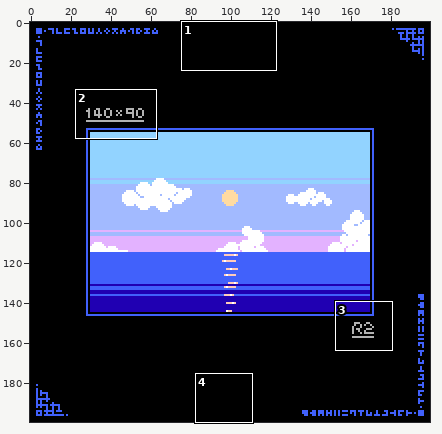
Pixel-art file: works/landscape/landscape_0003.aseprite. Above, an overview of the earlier version with the close-up marked.
Close-up. As it was:
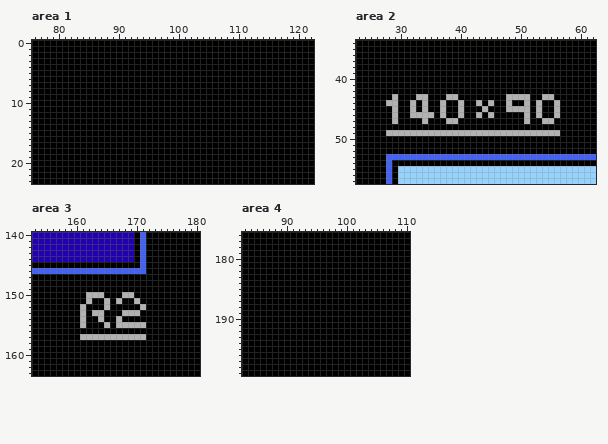
200x200 pixels, 1 frame. Shown: area 1: x 76..122, y 0..23; area 2: x 23..62, y 34..57; area 3: x 153..180, y 140..163; area 4: x 83..110, y 176..199.
After:
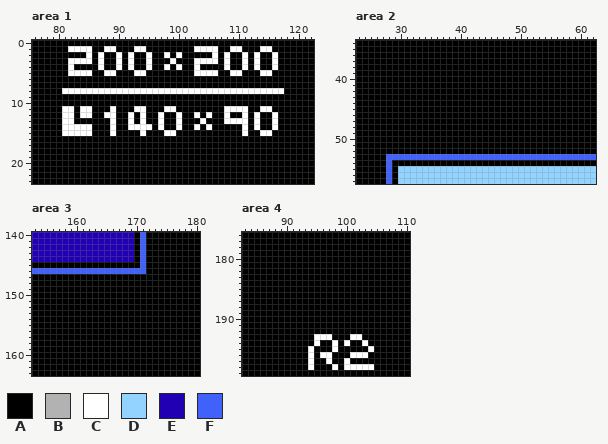
Palette (. is transparent): A #000000  B #b2b2b2  C #ffffff  D #92d3ff  E #2000b2  F #4161fb
The edit:
Area 1, layer "stamp":
y 1: x 82..85 AAAA -> CCCC; x 88..89 AA -> CC; x 93..94 AA -> CC; x 103..106 AAAA -> CCCC; x 109..110 AA -> CC; x 114..115 AA -> CC
y 2: x 85 A -> C; x 87 A -> C; x 90 A -> C; x 92 A -> C; x 95 A -> C; x 98 A -> C; x 100 A -> C; x 106 A -> C; x 108 A -> C; x 111 A -> C; x 113 A -> C; x 116 A -> C
y 3: x 82..85 AAAA -> CCCC; x 87 A -> C; x 90 A -> C; x 92 A -> C; x 95 A -> C; x 99 A -> C; x 103..106 AAAA -> CCCC; x 108 A -> C; x 111 A -> C; x 113 A -> C; x 116 A -> C
y 4: x 82 A -> C; x 87 A -> C; x 90 A -> C; x 92 A -> C; x 95 A -> C; x 98 A -> C; x 100 A -> C; x 103 A -> C; x 108 A -> C; x 111 A -> C; x 113 A -> C; x 116 A -> C
y 5: x 82..85 AAAA -> CCCC; x 88..89 AA -> CC; x 93..94 AA -> CC; x 103..106 AAAA -> CCCC; x 109..110 AA -> CC; x 114..115 AA -> CC
y 8: x 81..117 AAAAAAAAAAAAAAAAAAAAAAAAAAAAAAAAAAAAA -> CCCCCCCCCCCCCCCCCCCCCCCCCCCCCCCCCCCCC
y 11: x 81..82 AA -> CC; x 84..85 AA -> CC; x 89 A -> C; x 93..94 AA -> CC; x 98..99 AA -> CC; x 108..111 AAAA -> CCCC; x 114..115 AA -> CC
y 12: x 81..82 AA -> CC; x 84..85 AA -> CC; x 88..89 AA -> CC; x 92 A -> C; x 94 A -> C; x 97 A -> C; x 100 A -> C; x 103 A -> C; x 105 A -> C; x 108 A -> C; x 111 A -> C; x 113 A -> C; x 116 A -> C
y 13: x 81..82 AA -> CC; x 89 A -> C; x 92 A -> C; x 94 A -> C; x 97 A -> C; x 100 A -> C; x 104 A -> C; x 108..111 AAAA -> CCCC; x 113 A -> C; x 116 A -> C
y 14: x 81..85 AAAAA -> CCCCC; x 89 A -> C; x 92..95 AAAA -> CCCC; x 97 A -> C; x 100 A -> C; x 103 A -> C; x 105 A -> C; x 111 A -> C; x 113 A -> C; x 116 A -> C
y 15: x 81..85 AAAAA -> CCCCC; x 89 A -> C; x 94 A -> C; x 98..99 AA -> CC; x 111 A -> C; x 114..115 AA -> CC
Area 2, layer "stamp":
y 43: x 29 B -> A; x 33..34 BB -> AA; x 38..39 BB -> AA; x 48..51 BBBB -> AAAA; x 54..55 BB -> AA
y 44: x 28..29 BB -> AA; x 32 B -> A; x 34 B -> A; x 37 B -> A; x 40 B -> A; x 43 B -> A; x 45 B -> A; x 48 B -> A; x 51 B -> A; x 53 B -> A; x 56 B -> A
y 45: x 29 B -> A; x 32 B -> A; x 34 B -> A; x 37 B -> A; x 40 B -> A; x 44 B -> A; x 48..51 BBBB -> AAAA; x 53 B -> A; x 56 B -> A
y 46: x 29 B -> A; x 32..35 BBBB -> AAAA; x 37 B -> A; x 40 B -> A; x 43 B -> A; x 45 B -> A; x 51 B -> A; x 53 B -> A; x 56 B -> A
y 47: x 29 B -> A; x 34 B -> A; x 38..39 BB -> AA; x 51 B -> A; x 54..55 BB -> AA
y 49: x 28..56 BBBBBBBBBBBBBBBBBBBBBBBBBBBBB -> AAAAAAAAAAAAAAAAAAAAAAAAAAAAA
Area 3, layer "stamp":
y 150: x 162..164 BBB -> AAA; x 168..169 BB -> AA
y 151: x 162 B -> A; x 165 B -> A; x 167 B -> A; x 170 B -> A
y 152: x 161 B -> A; x 165 B -> A; x 171 B -> A
y 153: x 161 B -> A; x 163..164 BB -> AA; x 168..170 BBB -> AAA
y 154: x 161 B -> A; x 164 B -> A; x 167 B -> A
y 155: x 161 B -> A; x 165 B -> A; x 167..171 BBBBB -> AAAAA
y 157: x 161..171 BBBBBBBBBBB -> AAAAAAAAAAA
Area 4, layer "stamp":
y 193: x 95..97 AAA -> CCC; x 101..102 AA -> CC
y 194: x 95 A -> C; x 98 A -> C; x 100 A -> C; x 103 A -> C
y 195: x 94 A -> C; x 98 A -> C; x 104 A -> C
y 196: x 94 A -> C; x 96..97 AA -> CC; x 101..103 AAA -> CCC
y 197: x 94 A -> C; x 97 A -> C; x 100 A -> C
y 198: x 94 A -> C; x 98 A -> C; x 100..104 AAAAA -> CCCCC
Pixel boxes of the changes (left, top, right, bottom) in both close-ups:
changed: (62, 46, 284, 136)
changed: (386, 94, 560, 136)
changed: (80, 292, 146, 340)
changed: (308, 334, 374, 370)
